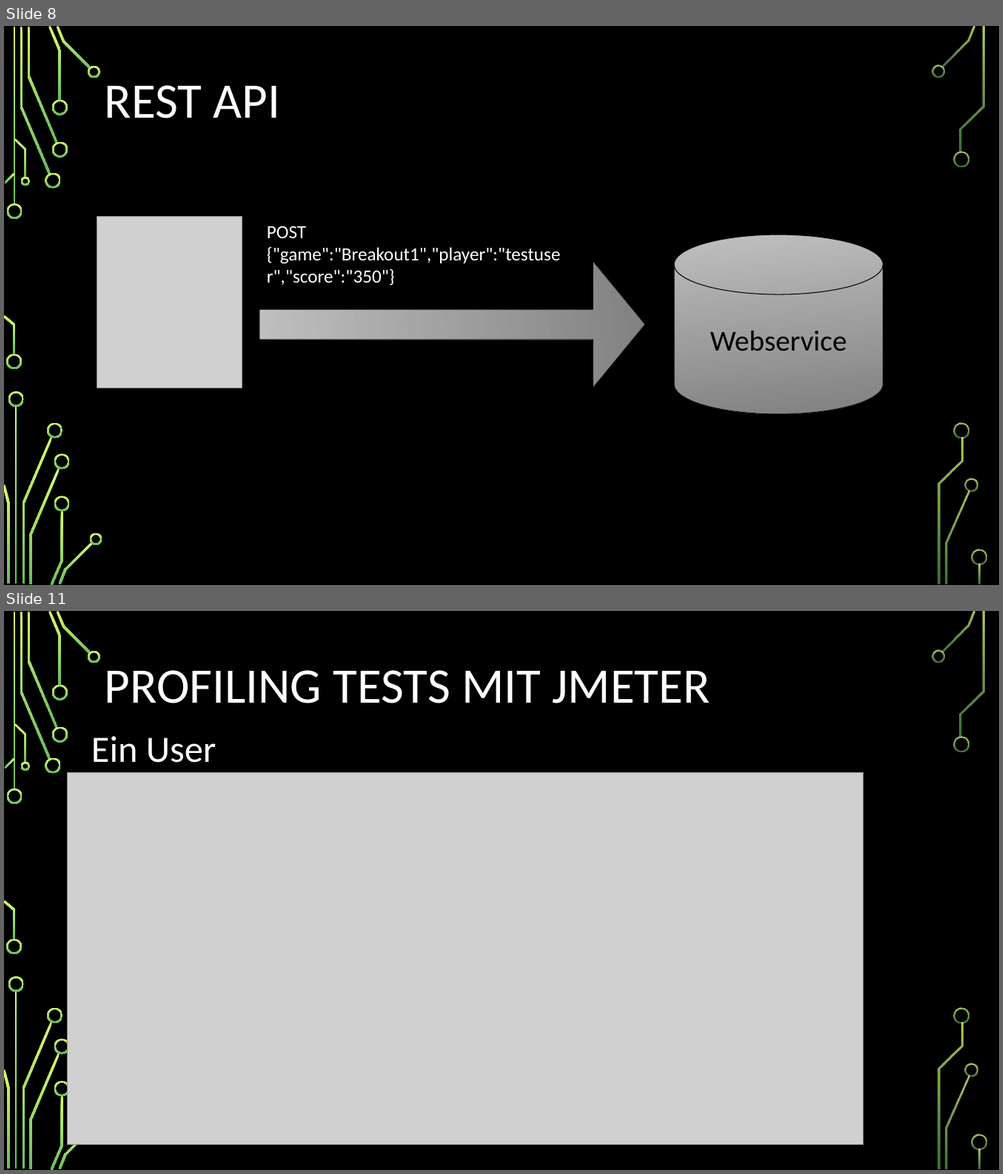
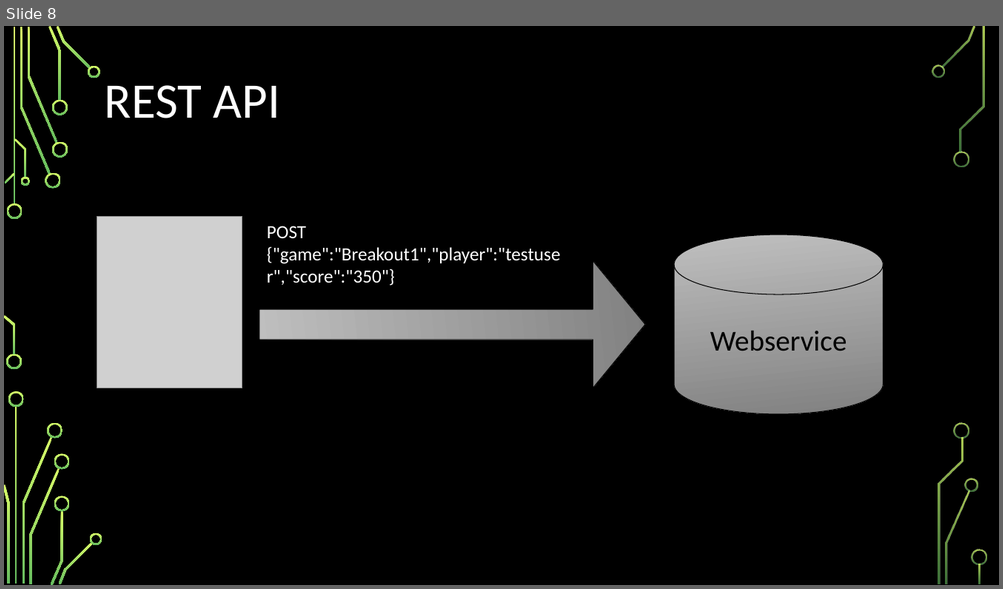
Before and after one commit to OSI-Califronia/linmabreakout, a slide deck: praesentation/Softwarearchitekturen.pptx. Shown one above the other, each under a label of ours: slides 8 and 11 before the commit, slide 8 after it; the slides between them are not shown. The pictures are 1003x1174 and 1003x589 pixels, drawn with LibreOffice and Linux fonts; fonts in the diff are those of the drawing; grey boxes stand for pictures; background and template pictures are left out. Boxes give left, top, right and bottom in pixels: in the first picture for what was removed or moved away, otherwise in the second. Text is boxed around its words. In the diff, an @@ line names an element or a change of style, - is before the commit and + after.

```diff
--- a/praesentation/Softwarearchitekturen.pptx
+++ b/praesentation/Softwarearchitekturen.pptx
@@ slide 11 removed at box(4, 611, 999, 1170), background picture (left out); not listed: 35 template elements that a slide beside it also shows @@
@@ title removed at box(105, 670, 709, 703) @@
-PROFILING TESTS MIT JMETER
@@ text removed at box(91, 736, 216, 763) @@
-Ein User
@@ picture removed at box(68, 772, 862, 1145) @@
```
Also in this commit, not shown: 6 slides changed, 2 slides added, 1 other slide removed.
